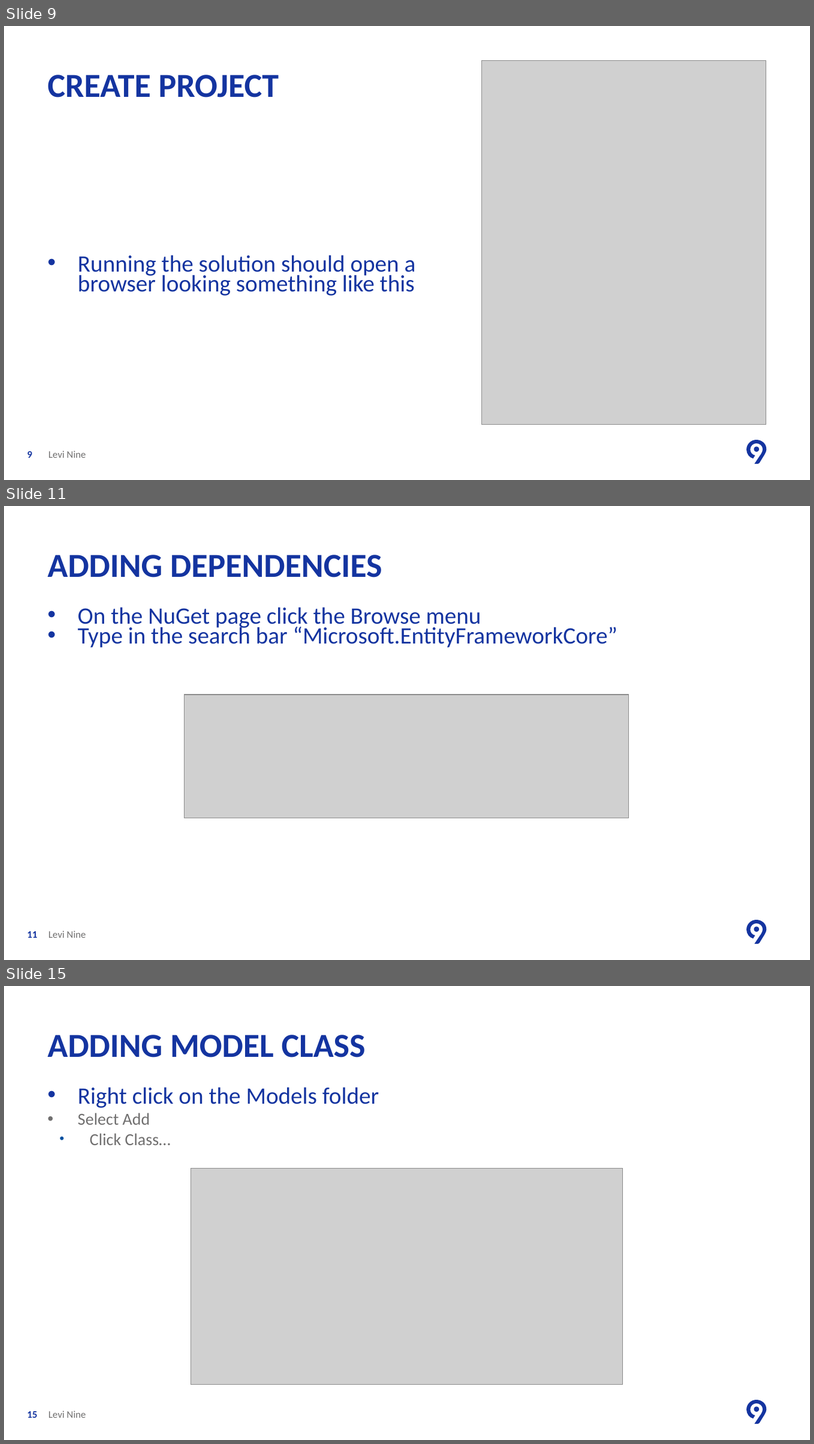
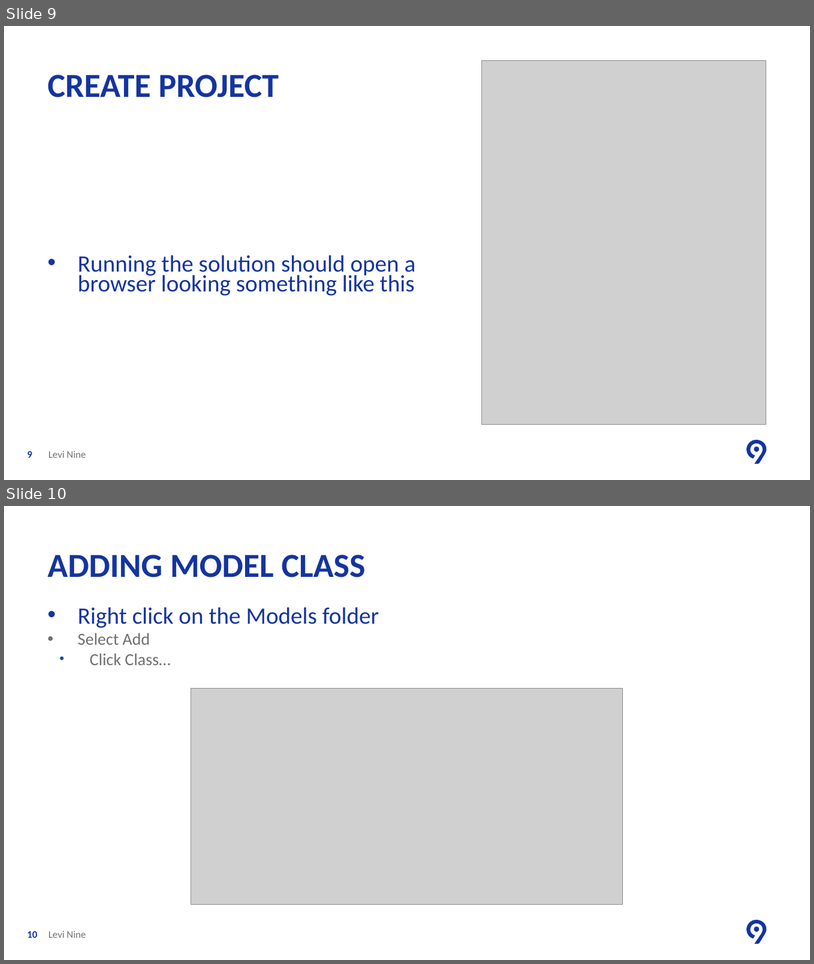
Before and after one commit to ancasturza/PracticaAC2018, a slide deck: PPT/L1/Lesson One Create Web Application.pptx. Shown one above the other, each under a label of ours: slides 9, 11 and 15 before the commit, slides 9 and 10 after it; the slides between them are not shown. The pictures are 814x1444 and 814x964 pixels, drawn with LibreOffice and Linux fonts; fonts in the diff are those of the drawing; grey boxes stand for pictures; background and template pictures are left out. Boxes give left, top, right and bottom in pixels: in the first picture for what was removed or moved away, otherwise in the second. Text is boxed around its words. In the diff, an @@ line names an element or a change of style, - is before the commit and + after.

```diff
--- a/PPT/L1/Lesson One Create Web Application.pptx
+++ b/PPT/L1/Lesson One Create Web Application.pptx
@@ slide 11 removed at [4,506,810,960], background #FFFFFF; not listed: 2 template elements that a slide beside it also shows @@
@@ title removed at [48,555,382,577] @@
-ADDING DEPENDENCIES
@@ text removed at [78,607,618,648] @@
-• On the NuGet page click the Browse menu
-• Type in the search bar “Microsoft.EntityFrameworkCore”
@@ picture removed at [184,695,629,818] @@
@@ page number removed at [27,931,38,937] @@
-11
@@ text removed at [48,930,86,937] @@
-Levi Nine
@@ what was slide 15 is now slide 10 @@
@@ page number at [27,931,38,937]: text changed @@
-15
+10
```
Also in this commit, not shown: 3 slides added, 4 other slides removed, 9 other files.
